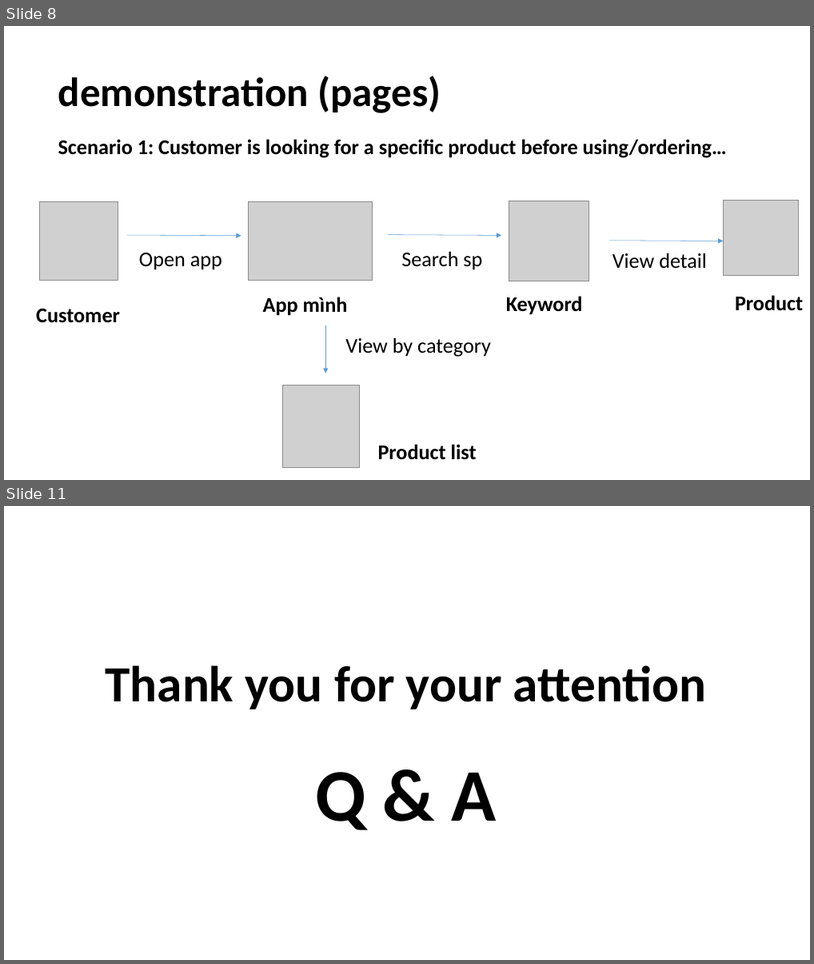
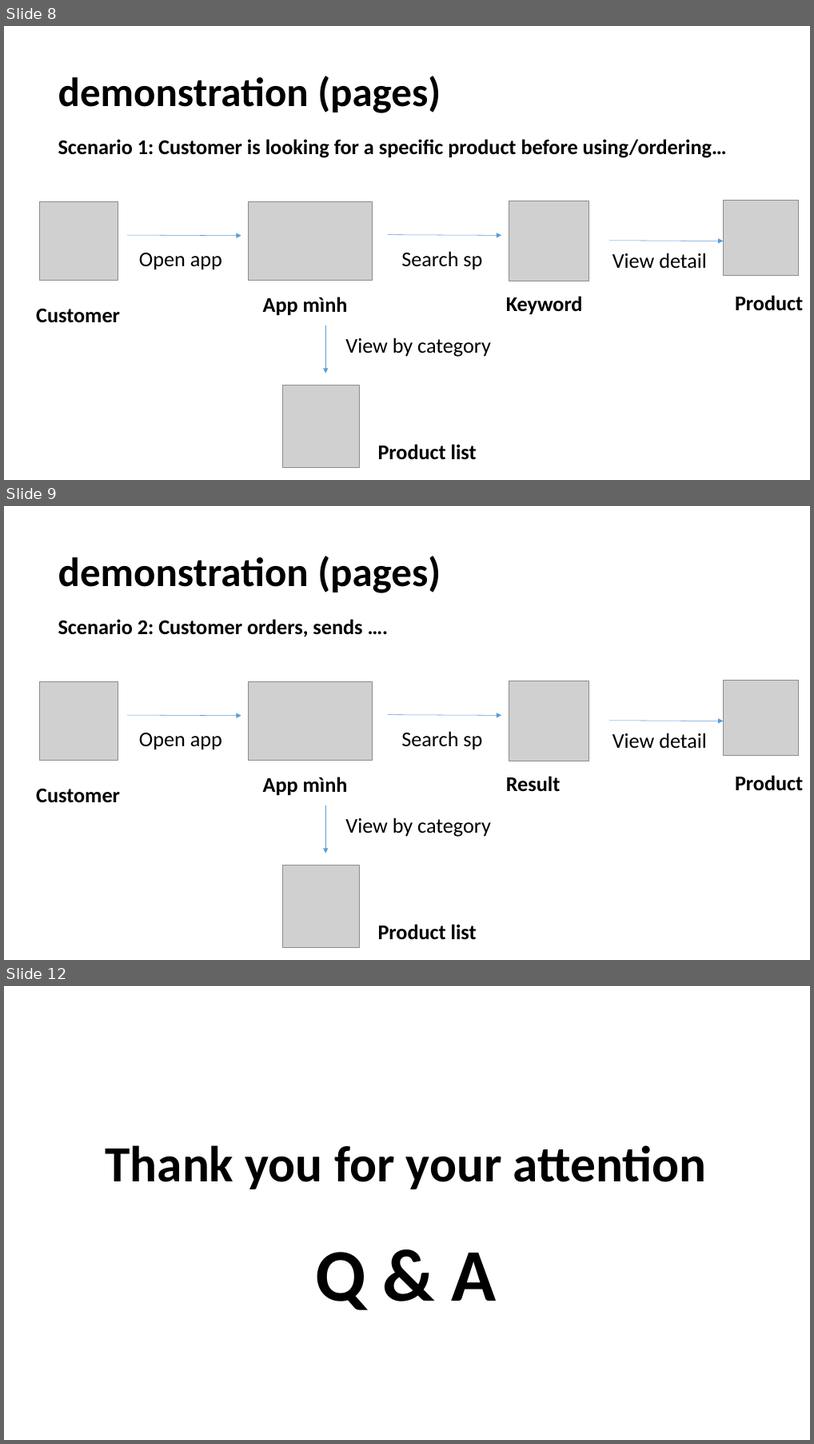
Before and after one commit to doit-now/software-development-project, a slide deck: document/SWP Presentation.pptx. Shown one above the other, each under a label of ours: slides 8 and 11 before the commit, slides 8, 9 and 12 after it; the slides between them are not shown. The pictures are 814x964 and 814x1444 pixels, drawn with LibreOffice and Linux fonts; fonts in the diff are those of the drawing; grey boxes stand for pictures. Boxes give left, top, right and bottom in pixels: in the first picture for what was removed or moved away, otherwise in the second. Text is boxed around its words. In the diff, an @@ line names an element or a change of style, - is before the commit and + after.

```diff
--- a/document/SWP Presentation.pptx
+++ b/document/SWP Presentation.pptx
@@ slide 9 added at [4, 506, 810, 960], background #FFFFFF @@
@@ title added at [58, 556, 441, 593], 48.6 pt, text #000000, bold @@
+demonstration (pages)
@@ text added at [58, 619, 362, 637], 25 pt, text #000000, bold @@
+Scenario 2: Customer orders, sends ….
@@ picture added at [40, 681, 118, 760] @@
@@ picture added at [249, 681, 373, 760] @@
@@ picture added at [509, 681, 589, 760] @@
@@ picture added at [724, 680, 799, 756] @@
@@ arrow added from (127, 715) to (241, 716), #5B9BD5 0.5 pt @@
@@ arrow added from (388, 715) to (502, 716), #5B9BD5 0.5 pt @@
@@ arrow added from (610, 720) to (724, 720), #5B9BD5 0.5 pt @@
@@ text added at [139, 732, 222, 750], 25 pt, text #000000 @@
+Open app
@@ text added at [402, 731, 482, 750], 25 pt, text #000000 @@
+Search sp
@@ text added at [613, 732, 707, 748], 25 pt, text #000000 @@
+View detail
@@ text added at [36, 788, 120, 803], 25 pt, text #000000, bold @@
+Customer
@@ text added at [263, 776, 348, 795], 25 pt, text #000000, bold @@
+App mình
@@ text added at [506, 776, 561, 792], 25 pt, text #000000, bold @@
+Result
@@ text added at [735, 775, 803, 791], 25 pt, text #000000, bold @@
+Product
@@ arrow added from (326, 805) to (326, 853), #5B9BD5 0.5 pt @@
@@ text added at [346, 817, 491, 836], 25 pt, text #000000 @@
+View by category
@@ picture added at [283, 864, 359, 947] @@
@@ text added at [378, 924, 477, 940], 25 pt, text #000000, bold @@
+Product list
@@ what was slide 11 is now slide 12 @@
```
Also in this commit, not shown: 5 slides changed, 1 other slide added, 1 slide removed, 4 other files.
